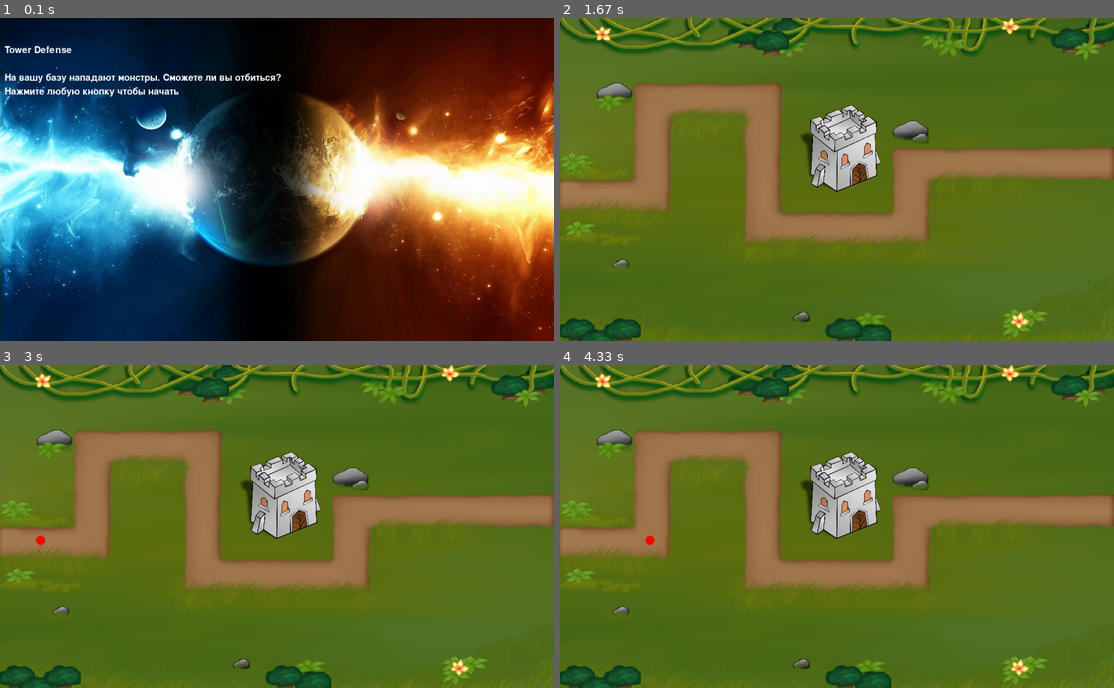
Above: before the commit, frames 1-4 (two rows, left to right).
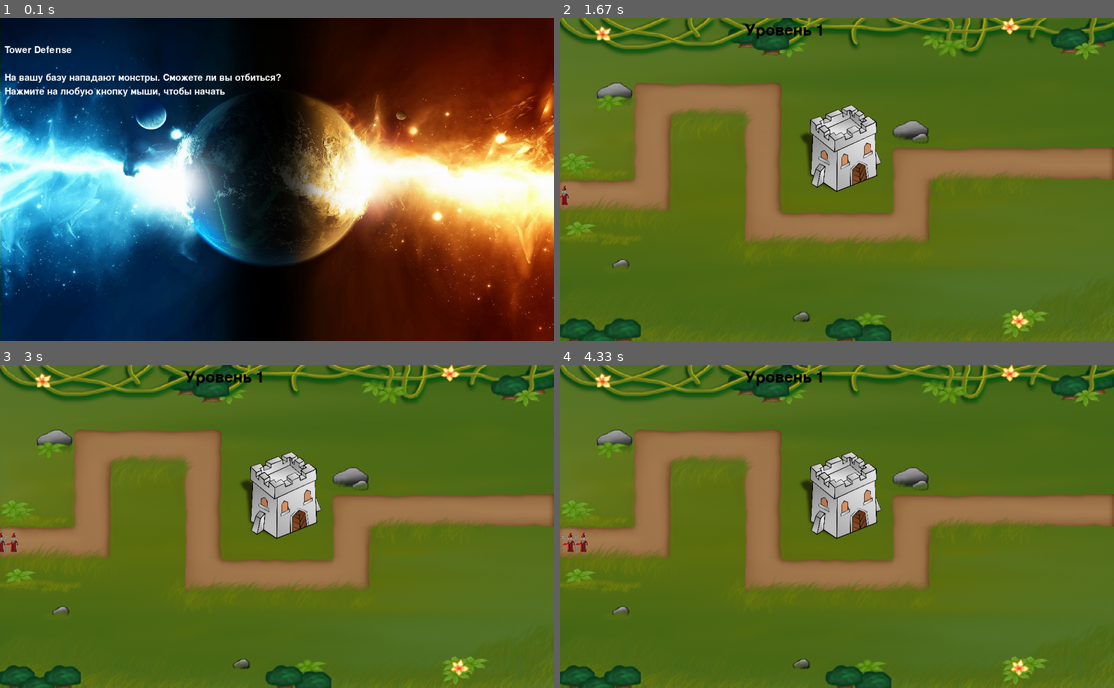
Above: after the commit, the same moments.

Repository: sovamainer/pygame
Game: pygame game, started from Pygame(TD)/mainwindow.py
Same seed, same stepped clock (60 frames per second), same inputs: the game is played once before the commit and once after it.
Inputs (mouse positions are in pixels of both pictures, inside the frame that each line leads up to):
- Up to frame 1 (0.1 s): no input
- Up to frame 2 (1.67 s): click (837, 179) at 0.38 s
- Up to frame 3 (3 s): no input
- Up to frame 4 (4.33 s): no input

The runs differ from the first frame. In frame 1, 0.4% of the frame differs, in the area x 8-41%, y 21-25%; in frame 2, 0.3%; in frame 3, 0.4%; in frame 4, 0.4%, in the area x 0-48%, y 1-59%.

Commit message:
Add files via upload

Diff:
--- a/Pygame(TD)/mainwindow.py
+++ b/Pygame(TD)/mainwindow.py
@@ -3,10 +3,40 @@
 
 import pygame
 
+
 if __name__ == '__main__':
     pygame.init()
+
 size = width, height = 1200, 700
 screen = pygame.display.set_mode(size)
+clock = pygame.time.Clock()
+v = 20
+
+all_sprites = pygame.sprite.Group()
+
+backg = pygame.image.load("pageTD.png")
+backg = pygame.transform.scale(backg, (1200, 700))
+screen.blit(backg, (0, 0))
+
+tower = pygame.image.load("pngwing.com.png")
+tower = pygame.transform.scale(tower, (200, 200))
+screen.blit(tower, (510, 180))
+
+unit_sprites = pygame.sprite.Group()
+
+life = 2
+
+count_death_mob = 0
+level = 1
+
+
+font = pygame.font.Font(None, 50)
+text = font.render(f"Уровень {level}", True, (0, 0, 0))
+text_x = width // 3
+text_y = 10
+text_w = text.get_width()
+text_h = text.get_height()
+screen.blit(text, (text_x, text_y))
 
 
 def terminate():
@@ -15,9 +45,10 @@
 
 
 def start_screen():
+    global start
     intro_text = ["Tower Defense", "",
                   "На вашу базу нападают монстры. Сможете ли вы отбиться?",
-                  "Нажмите любую кнопку чтобы начать"]
+                  "Нажмите на любую кнопку мыши, чтобы начать"]
 
     fon = pygame.transform.scale(load_image('startscreen.jpg'), size)
     screen.blit(fon, (0, 0))
@@ -36,8 +67,7 @@
         for event in pygame.event.get():
             if event.type == pygame.QUIT:
                 terminate()
-            elif event.type == pygame.KEYDOWN or \
-                    event.type == pygame.MOUSEBUTTONDOWN:
+            elif event.type == pygame.MOUSEBUTTONDOWN:
                 return
         pygame.display.flip()
 
@@ -58,89 +88,98 @@
     return image
 
 
-backg = pygame.image.load("pageTD.png")
-backg = pygame.transform.scale(backg, (1200, 700))
-screen.blit(backg, (0, 0))
+class Circle(pygame.sprite.Sprite):
+    image_1 = pygame.transform.scale(pygame.image.load('i.png'), (50, 50))
+    def __init__(self, x, y, r, v, clock):
+        super().__init__(unit_sprites, all_sprites)
+        self.x = x
+        self.y = y
+        self.r = r
+        self.v = v
+        self.clock = clock
+        self.image = Circle.image_1
+        self.mask = pygame.mask.from_surface(self.image)
+        self.true = True
+
+    def move(self):
+        global count_death_mob
+        if self.true:
+            if self.x < 200:
+                self.x += self.v * self.clock.tick() / 250
+                screen.blit(self.image, (int(self.x - 20), int(self.y - 20)))
+            elif self.x > 1200:
+                count_death_mob += 1
+                print(count_death_mob)
+                self.true = False
+            elif self.y <= 320 and self.x >= 747:
+                self.x += self.v * self.clock.tick() / 250
+                screen.blit(self.image, (int(self.x - 20), int(self.y - 20)))
+            elif self.x >= 747:
+                self.y -= self.v * self.clock.tick() / 250
+                screen.blit(self.image, (int(self.x - 20), int(self.y - 20)))
+            elif self.y >= 447:
+                self.x += self.v * self.clock.tick() / 250
+                screen.blit(self.image, (int(self.x - 20), int(self.y - 20)))
+            elif self.x >= 433:
+                self.y += self.v * self.clock.tick() / 250
+                screen.blit(self.image, (int(self.x - 20), int(self.y - 20)))
+            elif self.y <= 185:
+                self.x += self.v * self.clock.tick() / 250
+                screen.blit(self.image, (int(self.x - 20), int(self.y - 20)))
+            elif self.x >= 200:
+                self.y -= self.v * self.clock.tick() / 250
+                screen.blit(self.image, (int(self.x - 20), int(self.y - 20)))
 
 
-tower = pygame.image.load("pngwing.com.png")
-tower = pygame.transform.scale(tower, (200, 200))
-screen.blit(tower, (510, 180))
+objects = []
 
-unit_sprites = pygame.sprite.Group()
+level1, level2, level3 = True, False, False
 
 
-
-class Circle(pygame.sprite.Sprite):
-    def __init__(self, x, y, radius):
-        super().__init__(unit_sprites)
-        self.x = x
-        self.y = y
-        self.r = radius
-
-    def move(self):
-        global pos_x, pos_y #, running
-        #if pos_x >= 1200:
-        #    start_screen()
-            #running = False
-        if right:
-            pos_x += v * clock.tick() / 250
-            pygame.draw.circle(screen, (255, 0, 0), (int(pos_x), int(pos_y)), 10)
-        elif left:
-            pass
-        elif up:
-            pos_y -= v * clock.tick() / 250
-            pygame.draw.circle(screen, (255, 0, 0), (int(pos_x), int(pos_y)), 10)
-        elif down:
-            pos_y += v * clock.tick() / 250
-            pygame.draw.circle(screen, (255, 0, 0), (int(pos_x), int(pos_y)), 10)
+def levels():
+    if level1:
+        for i in range(5):
+            objects.append(Circle(-50, 380, 10, v, clock))
+    if level2:
+        for i in range(5):
+            objects.append(Circle(-75, 380, 10, v + 10, clock))
+    if level3:
+        for i in range(5):
+            objects.append(Circle(-100, 380, 10, v + 20, clock))
 
 
-v = 20
-clock = pygame.time.Clock()
-pos_x = -150
-pos_y = 380
-k = -150
-hero = Circle(-150, 380, 10)
-b = pygame.draw.circle(screen, (255, 0, 0), (int(pos_x), int(pos_y)), 10)
-g = False
+levels()
 
+
+def do_function(objects):
+   for object in objects:
+      object.move()
+
+
+a = True
 start_screen()
 running = True
 while running:
     screen.blit(backg, (0, 0))
     screen.blit(tower, (510, 180))
-    right, left, up, down = False, False, False, False
     for event in pygame.event.get():
-        if event.type == pygame.QUIT:
+        if event.type == pygame.QUIT or life <= 0:
             running = False
-    print(int(pos_x), int(pos_y))
-    if pos_x < 200:
-        right = True
-        hero.move()
-    elif pos_y <= 330 and pos_x >= 747:
-        up = False
-        right = True
-        hero.move()
-    elif pos_x >= 747:
-        right = False
-        up = True
-        hero.move()
-    elif pos_y >= 447:
-        down = False
-        right = True
-        hero.move()
-    elif pos_x >= 433:
-        right = False
-        down = True
-        hero.move()
-    elif pos_y <= 185:
-        up = False
-        right = True
-        hero.move()
-    elif pos_x >= 200:
-        right = False
-        up = True
-        hero.move()
+    if count_death_mob == 5:
+        text = font.render(f"Уровень {level + 1}", True, (0, 0, 0))
+        level1 = False
+        level2 = True
+        count_death_mob += 1
+        levels()
+    if count_death_mob == 11:
+        text = font.render(f"Уровень {level + 2}", True, (0, 0, 0))
+        level2 = False
+        level3 = True
+        count_death_mob += 1
+        levels()
+    if count_death_mob == 17:
+        text = font.render(f"Поздравляю вы победили!", True, (0, 0, 0))
+    screen.blit(text, (text_x, text_y))
+    do_function(objects)
     pygame.display.flip()
 pygame.quit()
Binary file added: Pygame(TD)/i.png
